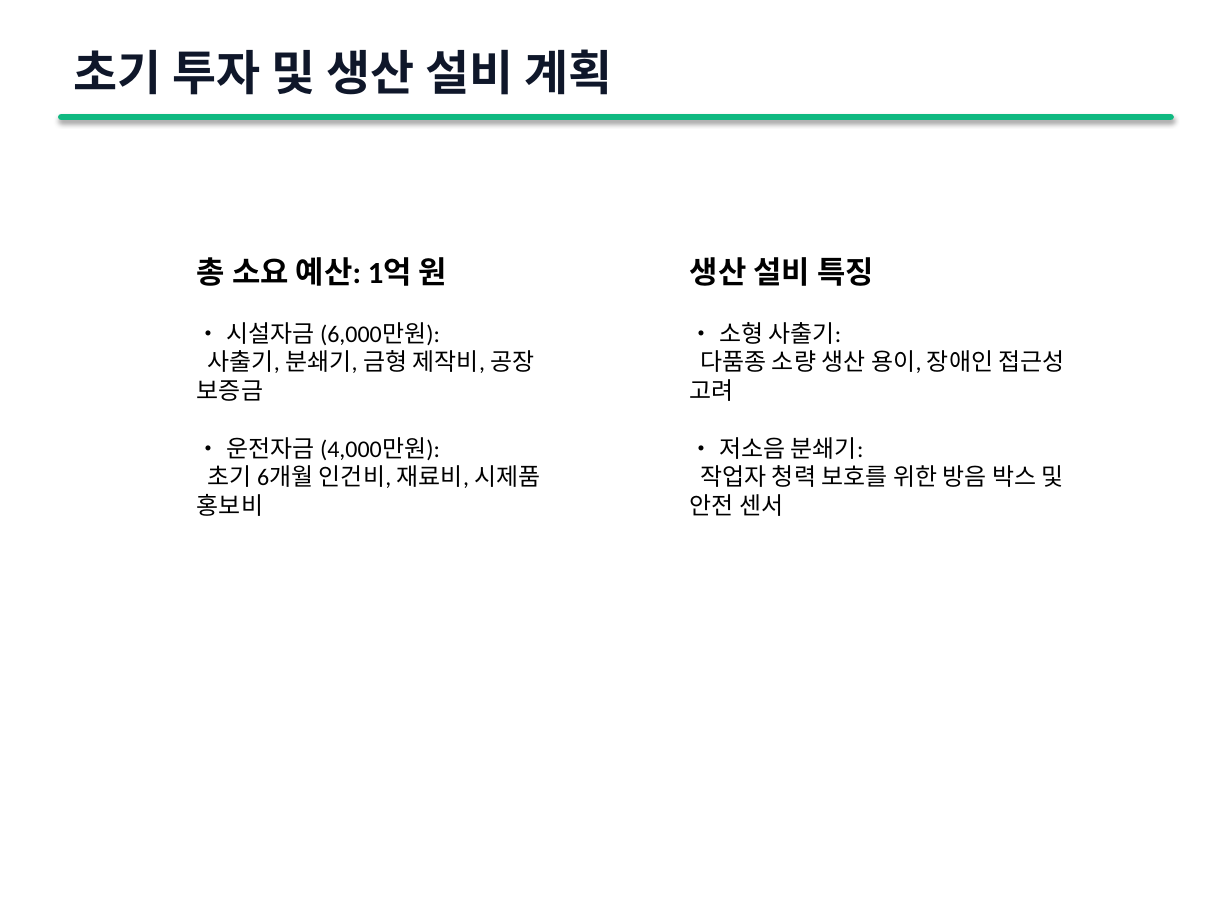
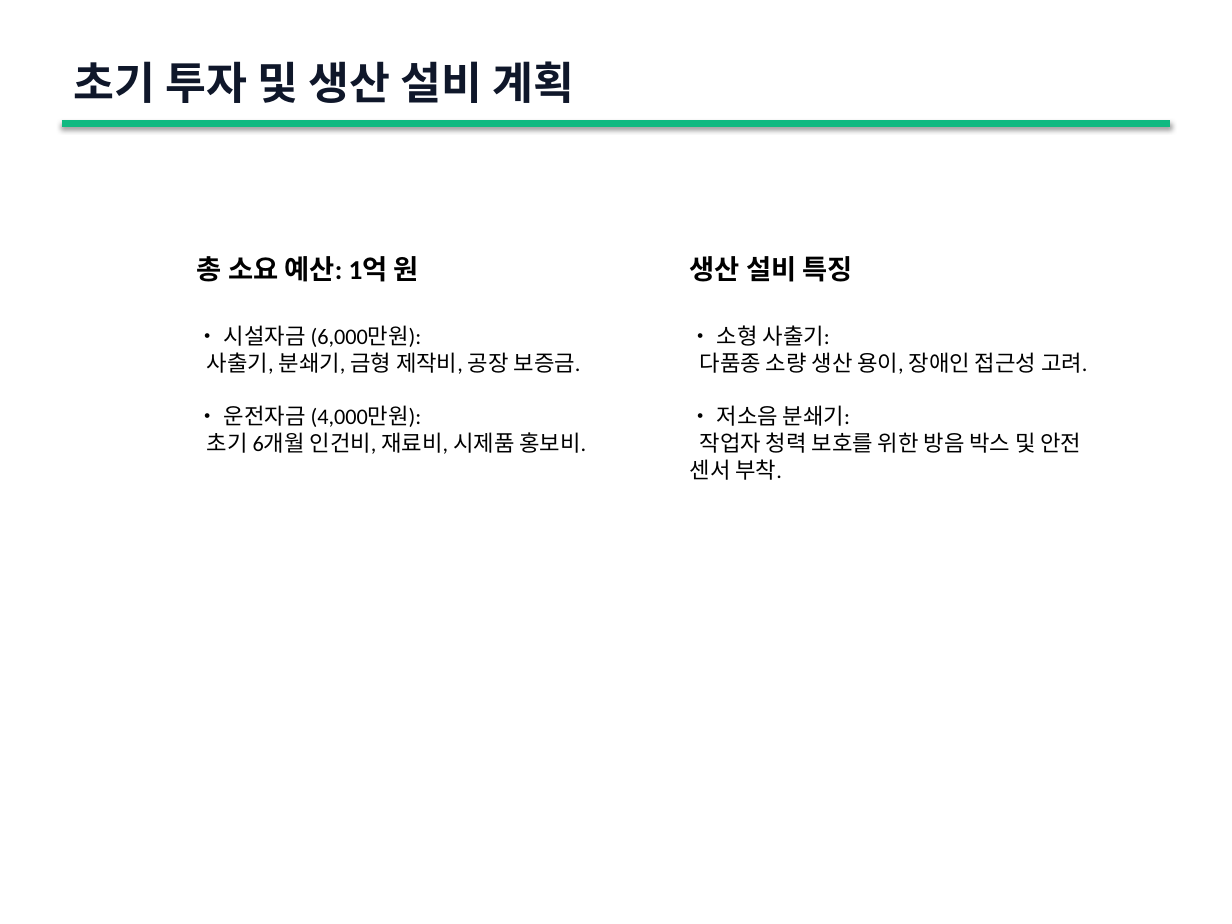
Before and after one commit to ROYSOE/claude-quickstarts, a slide deck: slide 11 of ReSpring_Business_Plan.pptx. Drawn at 1232x924 pixels with LibreOffice and Linux fonts; fonts in the diff are those of the drawing. Boxes give left, top, right and bottom in pixels: in the first picture for what was removed or moved away, otherwise in the second. Text is boxed around its words. In the diff, an @@ line names an element or a change of style, - is before the commit and + after.

```diff
--- a/ReSpring_Business_Plan.pptx
+++ b/ReSpring_Business_Plan.pptx
@@ text "초기 투자 및 생산 설비 ...": place and size @@
-text "초기 투자 및 생산 설비 ..." at (74,49,612,95)
+text "초기 투자 및 생산 설비 ..." at (74,61,574,103)
@@ text "초기 투자 및 생산 설비 ..." at (74,61,574,103): size 28 to 26 pt @@
@@ rectangle removed at (62,117,1170,117) @@
@@ line added from (62, 123) to (1170, 123), #10B981 4 pt @@
@@ text at (197,256,419,282): size 18 to 16 pt in "총 소요 예산: 1억 원" @@
@@ text at (690,256,852,282): size 18 to 16 pt in "생산 설비 특징" @@
@@ text at (207,325,586,454): text changed; size 14 to 13 pt @@
-• 시설자금 (6,000만원):
-사출기, 분쇄기, 금형 제작비, 공장 보증금
-• 운전자금 (4,000만원):
-초기 6개월 인건비, 재료비, 시제품 홍보비
+• 시설자금 (6,000만원):
+사출기, 분쇄기, 금형 제작비, 공장 보증금.
+• 운전자금 (4,000만원):
+초기 6개월 인건비, 재료비, 시제품 홍보비.
@@ text at (690,325,1087,480): text changed; size 14 to 13 pt @@
-• 소형 사출기:
-다품종 소량 생산 용이, 장애인 접근성 고려
-• 저소음 분쇄기:
-작업자 청력 보호를 위한 방음 박스 및 안전 센서
+• 소형 사출기:
+다품종 소량 생산 용이, 장애인 접근성 고려.
+• 저소음 분쇄기:
+작업자 청력 보호를 위한 방음 박스 및 안전 센서 부착.
```
Also in this commit, not shown: 16 other slides changed, 1 other file.
